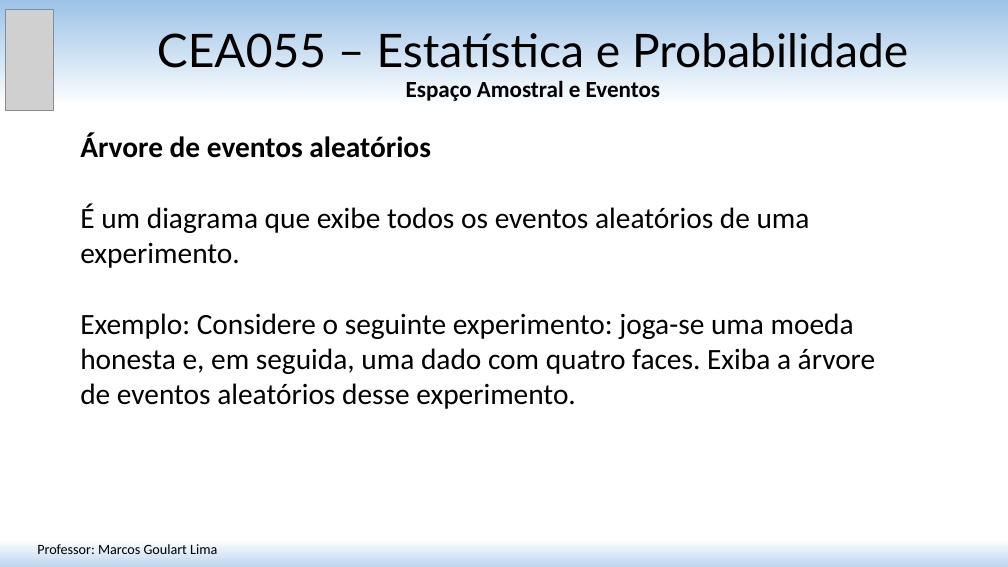
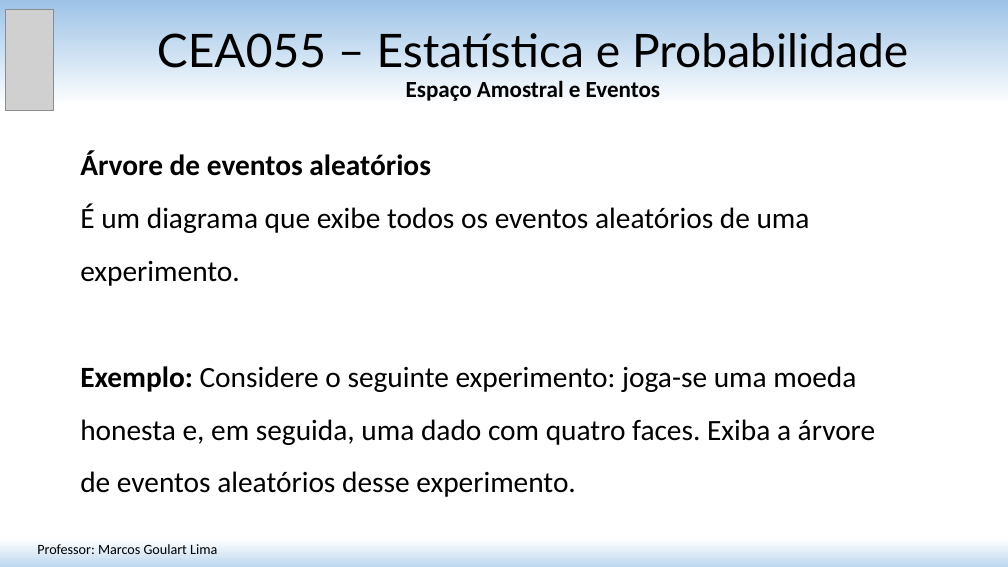
Before and after one commit to matmarcos/minhas-aulas, a slide deck: slide 20 of content/2026-2/cea055-estatistica-probabilidade/03-introducao-probabilidade/Aula_03_Introducao_Probabilidade.pptx (slide 17 before the commit). Drawn at 1008x567 pixels with LibreOffice and Linux fonts; fonts in the diff are those of the drawing; grey boxes stand for pictures. Boxes give left, top, right and bottom in pixels: in the first picture for what was removed or moved away, otherwise in the second. Text is boxed around its words. In the diff, an @@ line names an element or a change of style, - is before the commit and + after.

```diff
--- a/content/2026-2/cea055-estatistica-probabilidade/03-introducao-probabilidade/Aula_03_Introducao_Probabilidade.pptx
+++ b/content/2026-2/cea055-estatistica-probabilidade/03-introducao-probabilidade/Aula_03_Introducao_Probabilidade.pptx
@@ text "Árvore de eventos aleatórios" at (80, 150, 875, 497): bold on in "Exemplo:"; line spacing 1 to 1.5 @@
```
Also in this commit, not shown: 11 other slides changed, 5 slides added, 3 other files.
